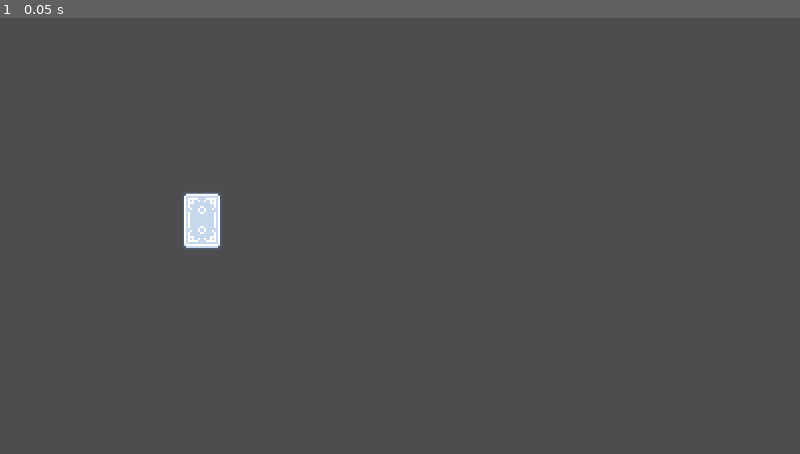
Above: before the commit, frame 1.
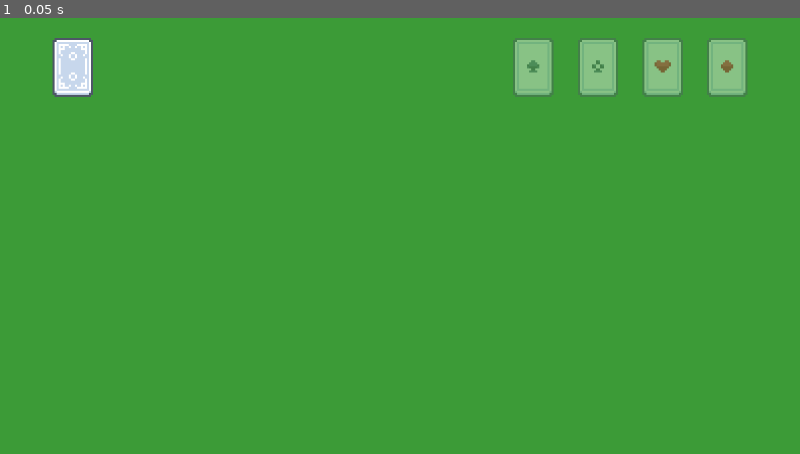
Above: after the commit, the same moment.

Repository: w-dib/Solitaire
Game: Godot game, scene res://scenes/world.tscn
Two runs of this game, one before a commit and one after it. Both use one fixed random seed, a clock stepped at 60 frames per second and the inputs below.
Inputs:
- Up to frame 1 (0.05 s): no input

The runs differ from the first frame. In frame 1, 100% of the frame differs, in the area x 0-100%, y 0-100%.

Commit message:
Draw pile basic works.

Diff:
--- a/scenes/world.tscn
+++ b/scenes/world.tscn
@@ -1,7 +1,9 @@
-[gd_scene load_steps=7 format=3 uid="uid://1qyx1wpmkd06"]
+[gd_scene load_steps=10 format=3 uid="uid://1qyx1wpmkd06"]
 
 [ext_resource type="Texture2D" uid="uid://bcj3ceva01or" path="res://assets/images/background/green-background.jpg" id="2_rwgxs"]
 [ext_resource type="Texture2D" uid="uid://df8i2aj0167w" path="res://assets/images/kenney-playing-cards-pack/card_spades_suit.png" id="5_7r4gi"]
+[ext_resource type="Script" uid="uid://dh42lcumtk5pe" path="res://scripts/draw_pile.gd" id="6_i7141"]
+[ext_resource type="Texture2D" uid="uid://dggj2nvq2vnhe" path="res://assets/images/kenney-playing-cards-pack/card_back.png" id="6_qfnet"]
 [ext_resource type="Texture2D" uid="uid://db55gj1uxpf4s" path="res://assets/images/kenney-playing-cards-pack/card_clubs_suit.png" id="6_w7kh3"]
 [ext_resource type="Texture2D" uid="uid://bv6duwltksr8k" path="res://assets/images/kenney-playing-cards-pack/card_hearts_suit.png" id="7_e3hyu"]
 [ext_resource type="Texture2D" uid="uid://dn2e1wvw78mic" path="res://assets/images/kenney-playing-cards-pack/card_diamonds_suit.png" id="8_q5onr"]
@@ -9,57 +11,75 @@
 [sub_resource type="RectangleShape2D" id="RectangleShape2D_jhx03"]
 size = Vector2(20, 28)
 
+[sub_resource type="RectangleShape2D" id="RectangleShape2D_i7141"]
+size = Vector2(20, 28)
+
 [node name="World" type="Node"]
 
 [node name="Background" type="Sprite2D" parent="."]
-visible = false
 z_index = -1
 texture = ExtResource("2_rwgxs")
 centered = false
 metadata/_edit_lock_ = true
 
-[node name="FoundationManager" type="Node2D" parent="."]
-visible = false
+[node name="Foundations" type="Node2D" parent="."]
 metadata/_edit_lock_ = true
 
-[node name="Spades" type="Area2D" parent="FoundationManager"]
+[node name="Spades" type="Area2D" parent="Foundations"]
 position = Vector2(264, 24)
 
-[node name="Sprite2D" type="Sprite2D" parent="FoundationManager/Spades"]
-modulate = Color(1, 1, 1, 0.117647)
+[node name="Sprite2D" type="Sprite2D" parent="Foundations/Spades"]
+modulate = Color(1, 1, 1, 0.392157)
 texture = ExtResource("5_7r4gi")
 
-[node name="CollisionShape2D" type="CollisionShape2D" parent="FoundationManager/Spades"]
+[node name="CollisionShape2D" type="CollisionShape2D" parent="Foundations/Spades"]
 shape = SubResource("RectangleShape2D_jhx03")
 
-[node name="Clubs" type="Area2D" parent="FoundationManager"]
+[node name="Clubs" type="Area2D" parent="Foundations"]
 position = Vector2(296, 24)
 
-[node name="Sprite2D" type="Sprite2D" parent="FoundationManager/Clubs"]
-modulate = Color(1, 1, 1, 0.117647)
+[node name="Sprite2D" type="Sprite2D" parent="Foundations/Clubs"]
+modulate = Color(1, 1, 1, 0.392157)
 texture = ExtResource("6_w7kh3")
 
-[node name="CollisionShape2D" type="CollisionShape2D" parent="FoundationManager/Clubs"]
+[node name="CollisionShape2D" type="CollisionShape2D" parent="Foundations/Clubs"]
 shape = SubResource("RectangleShape2D_jhx03")
 
-[node name="Hearts" type="Area2D" parent="FoundationManager"]
+[node name="Hearts" type="Area2D" parent="Foundations"]
 position = Vector2(328, 24)
 
-[node name="Sprite2D" type="Sprite2D" parent="FoundationManager/Hearts"]
-modulate = Color(1, 1, 1, 0.117647)
+[node name="Sprite2D" type="Sprite2D" parent="Foundations/Hearts"]
+modulate = Color(1, 1, 1, 0.392157)
 texture = ExtResource("7_e3hyu")
 
-[node name="CollisionShape2D" type="CollisionShape2D" parent="FoundationManager/Hearts"]
+[node name="CollisionShape2D" type="CollisionShape2D" parent="Foundations/Hearts"]
 shape = SubResource("RectangleShape2D_jhx03")
 
-[node name="Diamonds" type="Area2D" parent="FoundationManager"]
+[node name="Diamonds" type="Area2D" parent="Foundations"]
 position = Vector2(360, 24)
 
-[node name="Sprite2D" type="Sprite2D" parent="FoundationManager/Diamonds"]
-modulate = Color(1, 1, 1, 0.117647)
+[node name="Sprite2D" type="Sprite2D" parent="Foundations/Diamonds"]
+modulate = Color(1, 1, 1, 0.392157)
 texture = ExtResource("8_q5onr")
 
-[node name="CollisionShape2D" type="CollisionShape2D" parent="FoundationManager/Diamonds"]
+[node name="CollisionShape2D" type="CollisionShape2D" parent="Foundations/Diamonds"]
 shape = SubResource("RectangleShape2D_jhx03")
 
 [node name="Cards" type="Node2D" parent="."]
+
+[node name="DrawPile" type="Area2D" parent="."]
+position = Vector2(36, 24)
+script = ExtResource("6_i7141")
+metadata/_edit_group_ = true
+
+[node name="Sprite2D" type="Sprite2D" parent="DrawPile"]
+texture = ExtResource("6_qfnet")
+
+[node name="CollisionShape2D" type="CollisionShape2D" parent="DrawPile"]
+shape = SubResource("RectangleShape2D_i7141")
+
+[node name="Stockpile" type="Marker2D" parent="DrawPile"]
+unique_name_in_owner = true
+position = Vector2(32, 0)
+
+[connection signal="input_event" from="DrawPile" to="DrawPile" method="_on_input_event"]
--- a/scripts/board_state.gd
+++ b/scripts/board_state.gd
@@ -3,7 +3,7 @@
 
 # The card scene to be duplicated for all cards in the deck
 var card_scene: PackedScene = preload("res://scenes/card.tscn")
-
+var drawpile_z_index := 0
 # Arrays to manage card locations with type annotations
 var all_cards: Array[Card] = []
 
@@ -25,7 +25,7 @@
 ]
 
 var draw_pile: Array[Card] = []
-var discard_pile: Array[Card] = []
+var stock_pile: Array[Card] = []
 
 # Array of card texture names
 var card_names: Array[String] = [
@@ -48,11 +48,20 @@
 		# Add card_instance to the scene tree
 		add_child(card_instance)
 		card_instance.set_card_properties(texture_name)
-		print("Card instance node tree:")
 
 		all_cards.append(card_instance)
 		draw_pile.append(card_instance)
-
+		shuffle_deck(draw_pile)
 
 		# Assign initial position off-screen or to a designated area
-		card_instance.position = Vector2(100, 100)  # Placeholder position
+		card_instance.position = Vector2(-100, -100)  # Placeholder position
+
+func shuffle_deck(deck: Array) -> void:
+	deck.shuffle()
+
+func draw_card() -> Card:
+	var drawn_card = draw_pile.pop_back() as Card
+	stock_pile.append(drawn_card)
+	drawn_card.z_index = drawpile_z_index
+	drawpile_z_index += 1
+	return drawn_card
--- a/scripts/card.gd
+++ b/scripts/card.gd
@@ -67,7 +67,6 @@
 
 	# Extract rank from texture_name
 	var rank_str: String = texture_name.get_slice("_", 2)
-	print("Extracted rank_str:", rank_str)
 	rank = parse_rank(rank_str)
 
 	if rank == 100:
--- /dev/null
+++ b/scripts/draw_pile.gd
@@ -0,0 +1,8 @@
+extends Area2D
+
+@onready var stockpile: Marker2D = %Stockpile
+
+func _on_input_event(viewport: Node, event: InputEvent, shape_idx: int) -> void:
+	if event.is_action_pressed("Click"):
+		var drawn_card = BoardState.draw_card()
+		drawn_card.position = stockpile.global_position
Not shown, added: scripts/draw_pile.gd.uid
